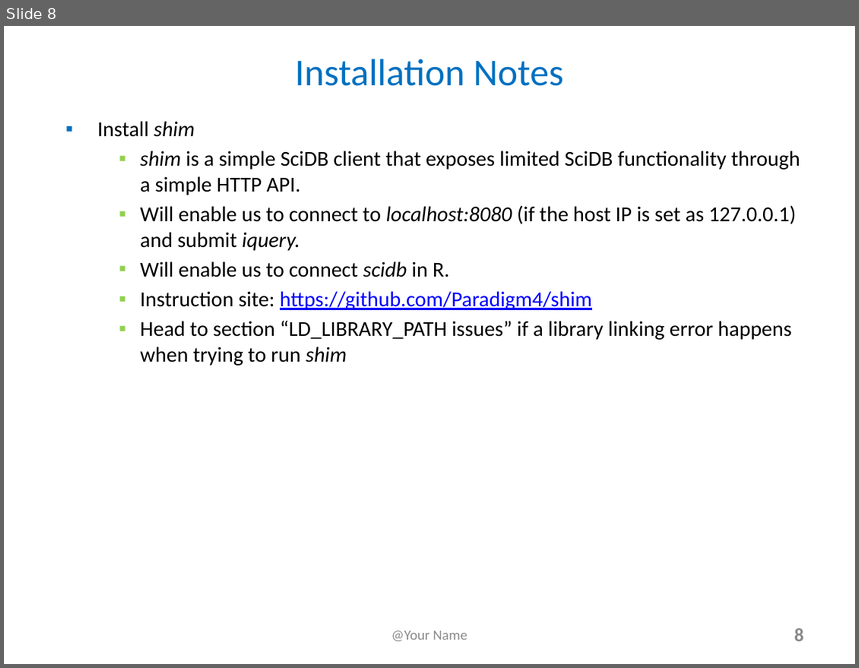
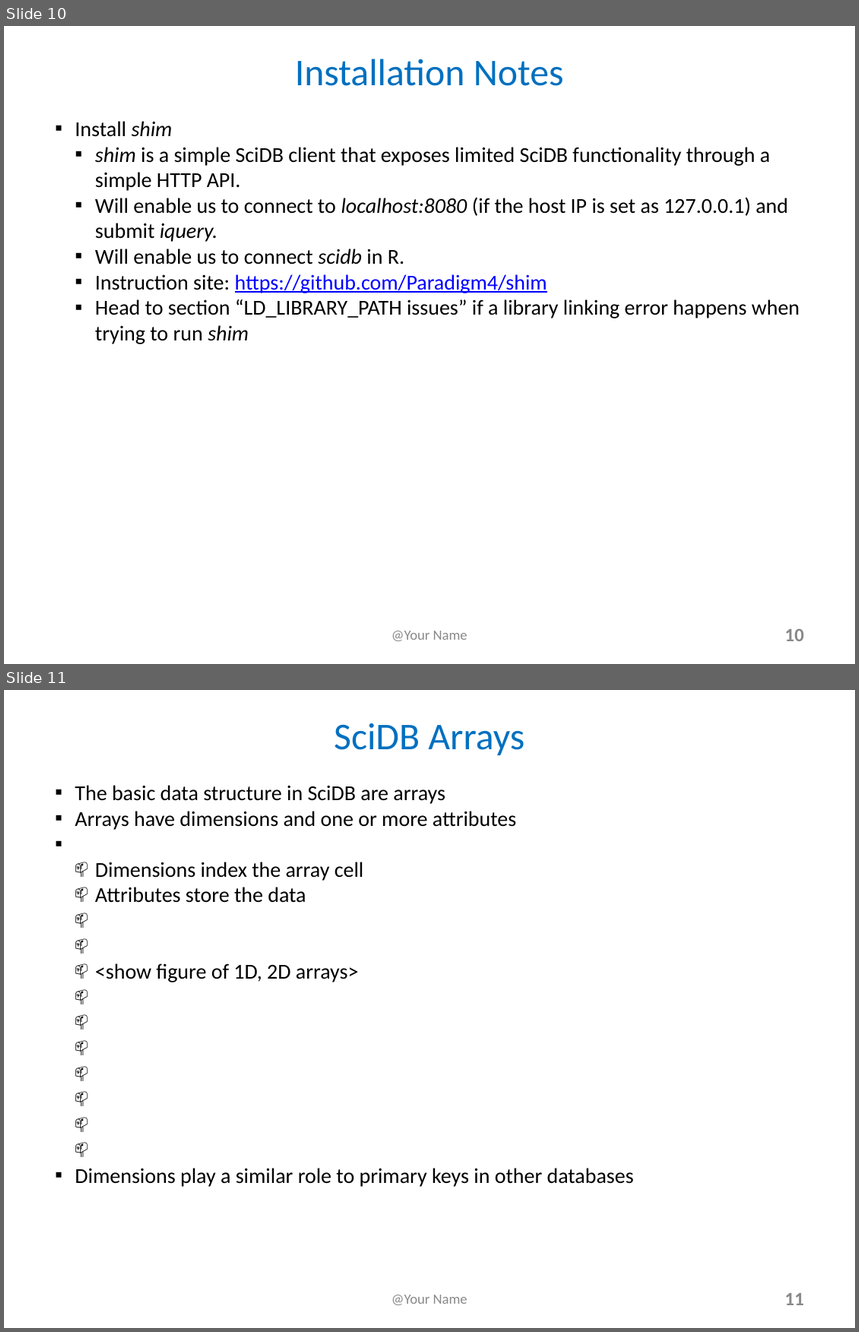
Before and after one commit to lchiaying/SciDB-project, a slide deck: FinalProjectSlides and YouTubeTitlePage_e63_2017.pptx. Shown one above the other, each under a label of ours: slide 8 before the commit, slides 10 and 11 after it. The pictures are 859x668 and 859x1332 pixels, drawn with LibreOffice and Linux fonts; fonts in the diff are those of the drawing. Boxes give left, top, right and bottom in pixels: in the first picture for what was removed or moved away, otherwise in the second. Text is boxed around its words. In the diff, an @@ line names an element or a change of style, - is before the commit and + after.

```diff
--- a/FinalProjectSlides and YouTubeTitlePage_e63_2017.pptx
+++ b/FinalProjectSlides and YouTubeTitlePage_e63_2017.pptx
@@ slide 11 added at <box>4,690,855,1328</box>, background #FFFFFF @@
@@ text added at <box>334,723,525,755</box>, 32 pt, text #0070C0 @@
+SciDB Arrays
@@ text added at <box>75,785,634,1187</box>, 18 pt, text #000000 @@
+▪ The basic data structure in SciDB are arrays
+▪ Arrays have dimensions and one or more attributes
+  📫 Dimensions index the array cell
+  📫 Attributes store the data
+    <show figure of 1D, 2D arrays>
+▪ Dimensions play a similar role to primary keys in other databases
@@ text added at <box>392,1295,468,1306</box>, 12 pt, text #898989 @@
+@Your Name
@@ page number added at <box>785,1293,804,1306</box>, 16 pt, text #888888, bold @@
+11
@@ what was slide 8 is now slide 10 @@
@@ slide 10 changed as well @@
@@ text "Install shim" at <box>75,121,800,344</box>: indent changed; less space between paragraphs @@
@@ page number at <box>785,629,804,642</box>: text changed @@
-8
+10
```
Also in this commit, not shown: 7 other slides changed, 9 other slides added.
